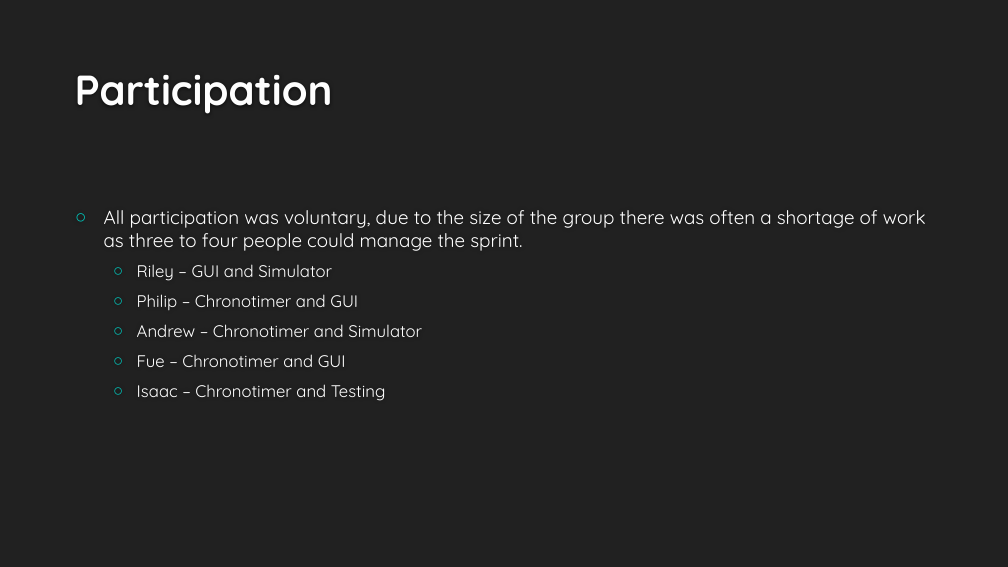
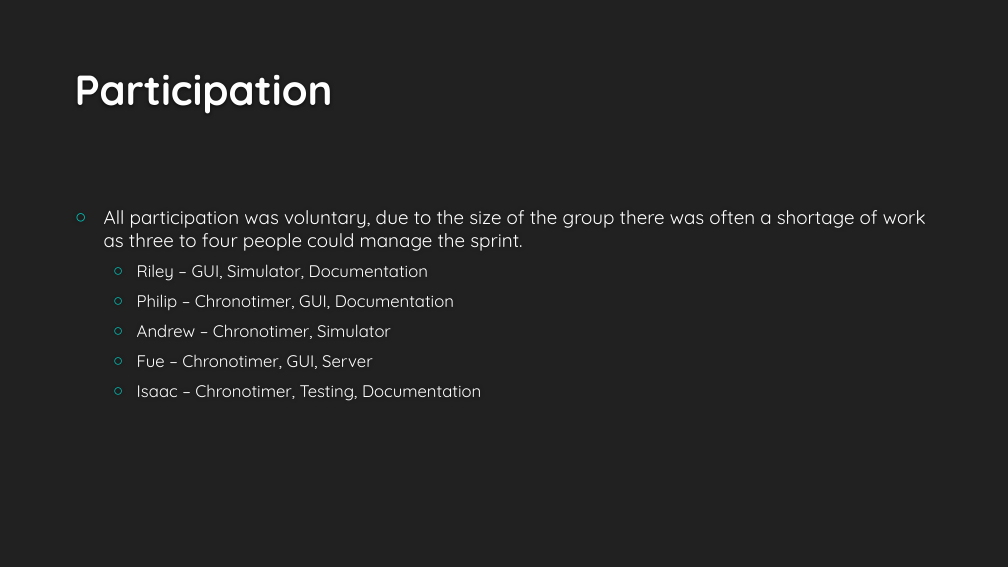
Before and after one commit to Fastwatch/FastWatch361, a slide deck: slide 7 of Artifacts/Presentation/Fastwatch.pptx (slide 8 before the commit). Drawn at 1008x567 pixels with LibreOffice and Linux fonts; fonts in the diff are those of the drawing; background and template pictures are left out. Boxes give left, top, right and bottom in pixels: in the first picture for what was removed or moved away, otherwise in the second. Text is boxed around its words. In the diff, an @@ line names an element or a change of style, - is before the commit and + after.

Commit message:
updating slideshow, only 1 slide for testing now

```diff
--- a/Artifacts/Presentation/Fastwatch.pptx
+++ b/Artifacts/Presentation/Fastwatch.pptx
@@ text at bbox=[137, 264, 481, 401]: text changed @@
-  ○ Riley – GUI and Simulator
-  ○ Philip – Chronotimer and GUI
-  ○ Andrew – Chronotimer and Simulator
-  ○ Fue – Chronotimer and GUI
-  ○ Isaac – Chronotimer and Testing
+  ○ Riley – GUI, Simulator, Documentation
+  ○ Philip – Chronotimer, GUI, Documentation
+  ○ Andrew – Chronotimer, Simulator
+  ○ Fue – Chronotimer, GUI, Server
+  ○ Isaac – Chronotimer, Testing, Documentation
```
Also in this commit, not shown: 2 other slides changed, 1 slide removed, 1 other file.
